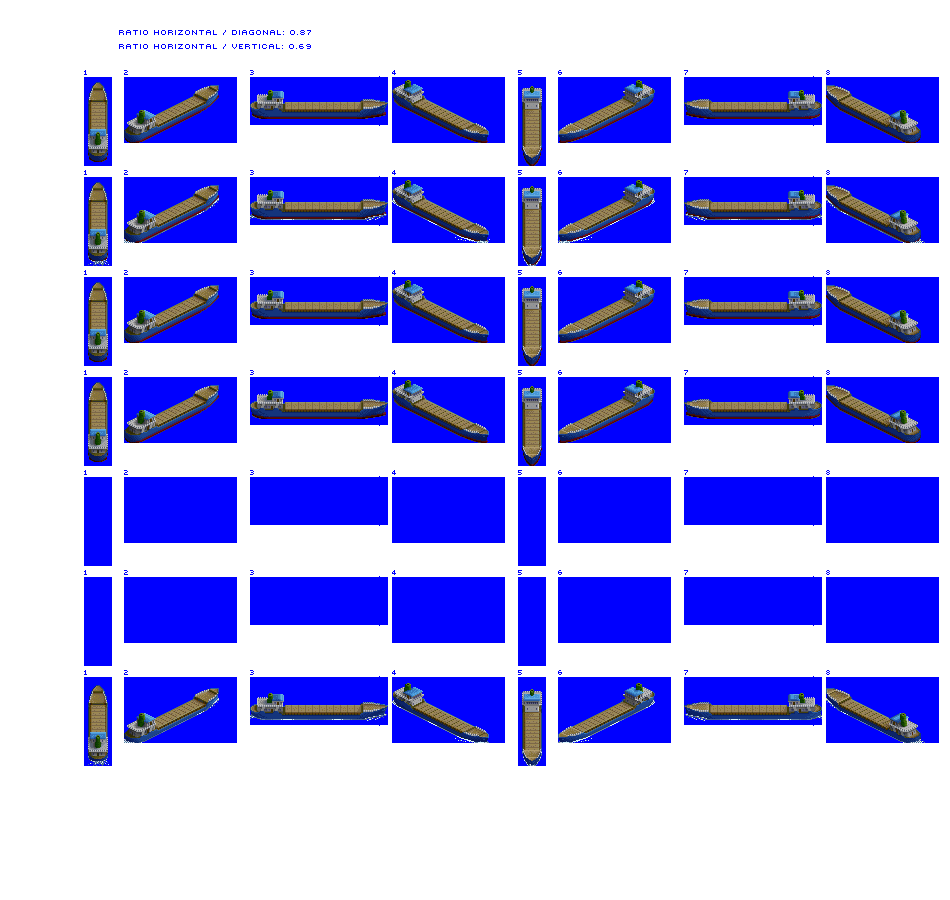
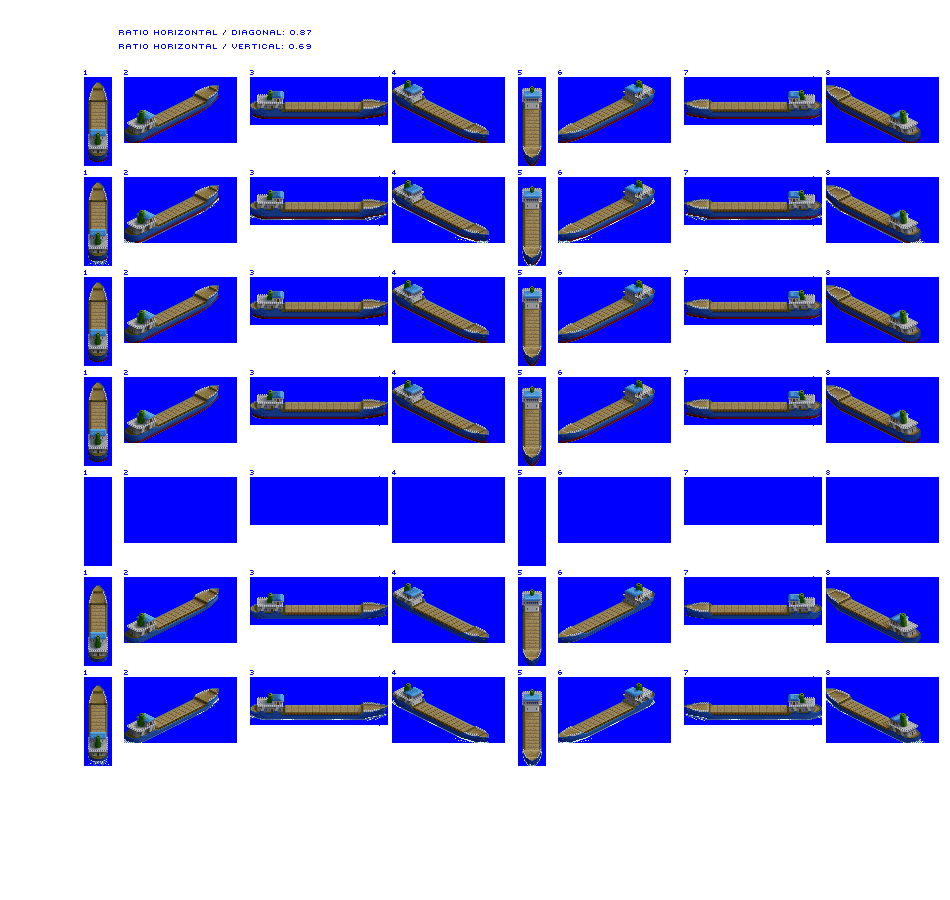
Two versions of the same layered image (950×900). Layer-by-layer changes:
painted on "Coaster loaded" over [88, 583, 921, 666]
